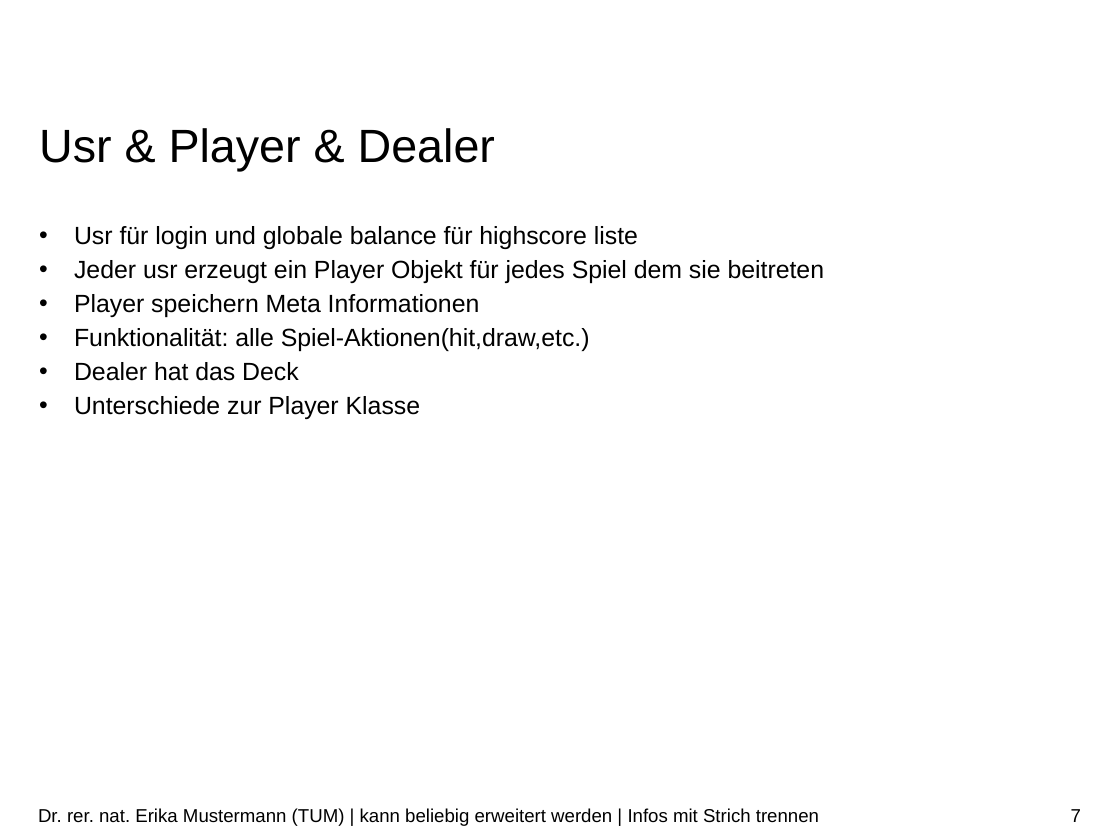
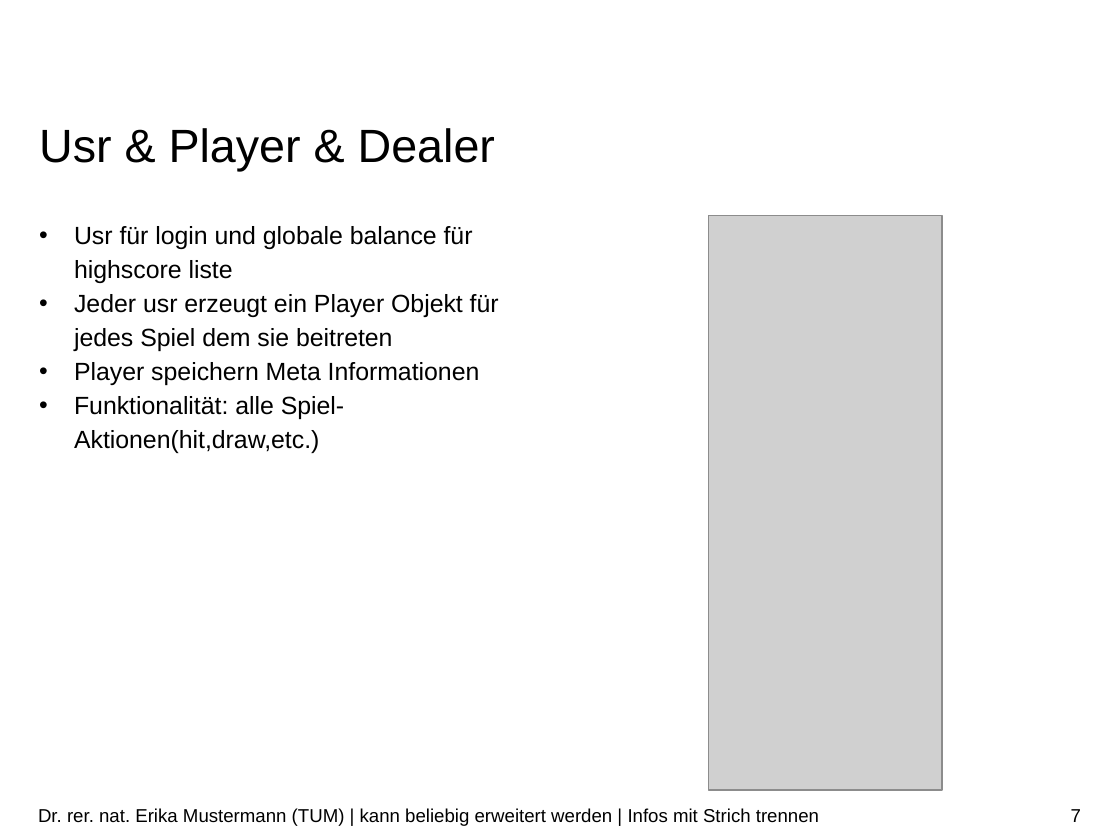
Before and after one commit to danielmeint/xml, a slide deck: slide 7 of presentation/Präsentation.pptx. Drawn at 1120x840 pixels with LibreOffice and Linux fonts; fonts in the diff are those of the drawing; grey boxes stand for pictures; background and template pictures are left out. Boxes give left, top, right and bottom in pixels: in the first picture for what was removed or moved away, otherwise in the second. Text is boxed around its words. In the diff, an @@ line names an element or a change of style, - is before the commit and + after.

Commit message:
added pictures to model slides

```diff
--- a/presentation/Präsentation.pptx
+++ b/presentation/Präsentation.pptx
@@ picture added at box(709, 216, 943, 791) @@
@@ text at box(74, 362, 421, 419): paragraphs removed @@
-• Dealer hat das Deck
-• Unterschiede zur Player Klasse
```
Also in this commit, not shown: 4 other slides changed, 1 slide added, 5 other files.
